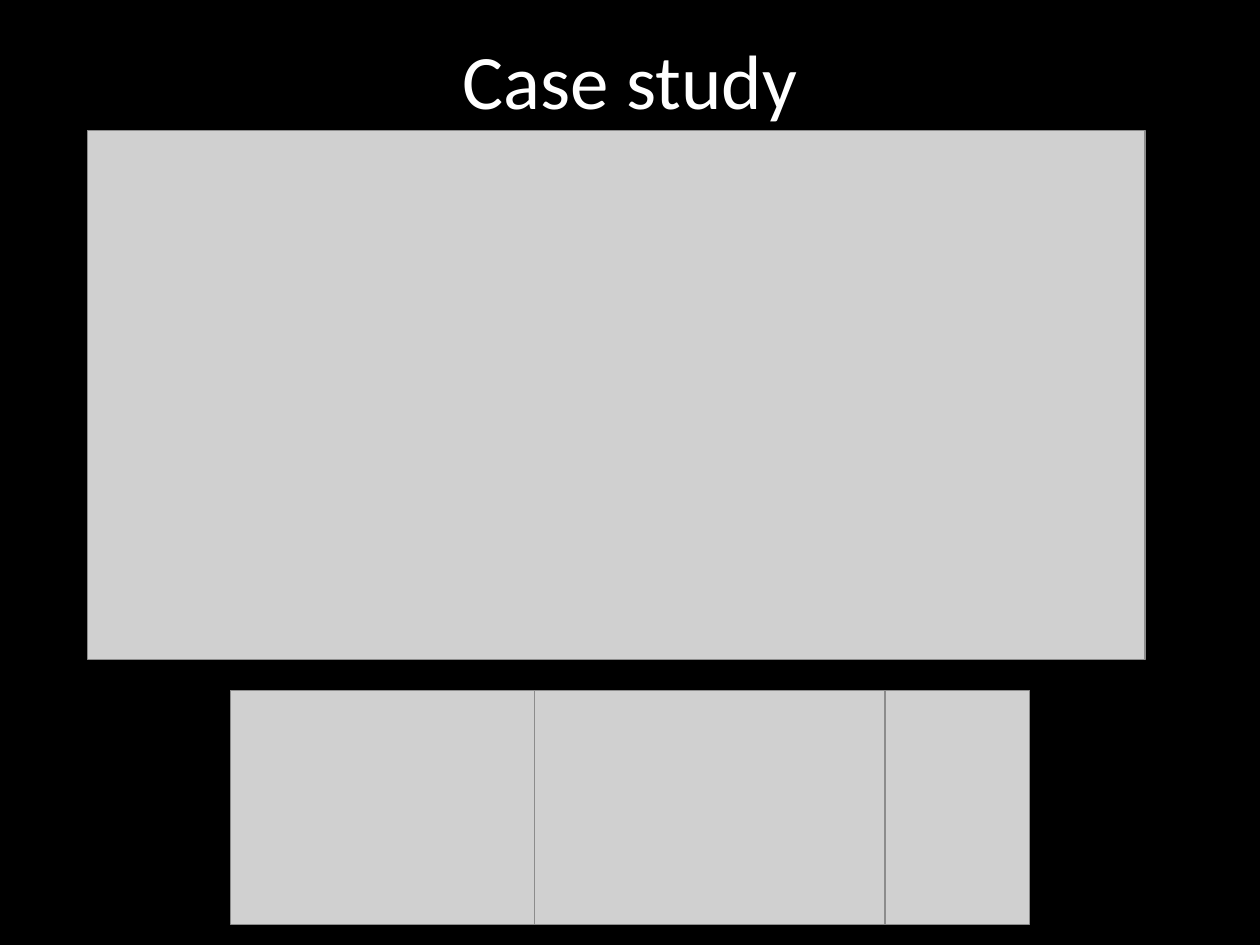
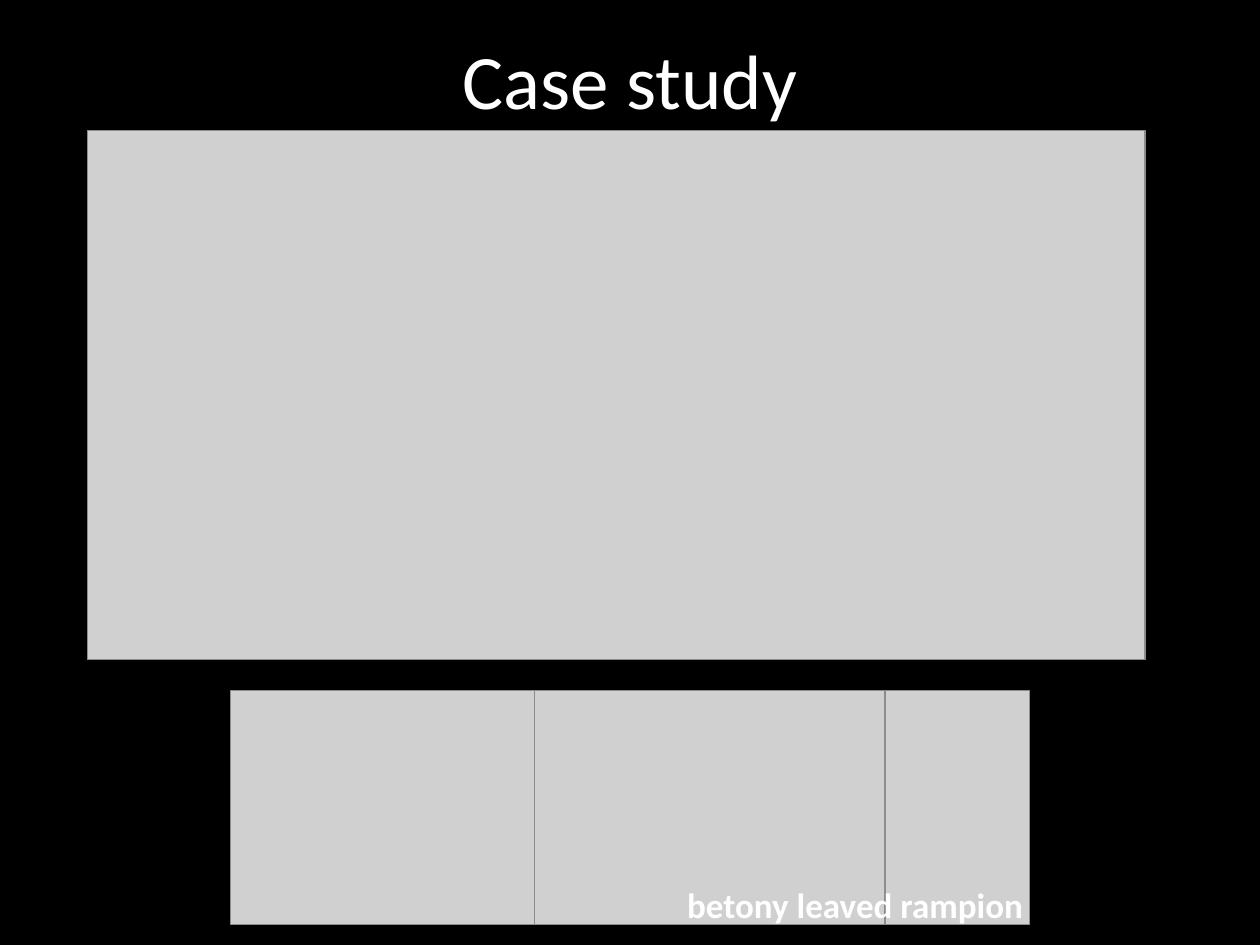
Before and after one commit to jeffreyhanson/abstracts-and-slides, a slide deck: slide 15 of seminars/SCBO-presentation-06-06-2016/jhanson_scbo.pptx. Drawn at 1260x945 pixels with LibreOffice and Linux fonts; fonts in the diff are those of the drawing; grey boxes stand for pictures. Boxes give left, top, right and bottom in pixels: in the first picture for what was removed or moved away, otherwise in the second. Text is boxed around its words. In the diff, an @@ line names an element or a change of style, - is before the commit and + after.

```diff
--- a/seminars/SCBO-presentation-06-06-2016/jhanson_scbo.pptx
+++ b/seminars/SCBO-presentation-06-06-2016/jhanson_scbo.pptx
@@ text added at bbox=[687, 889, 1023, 927], 20 pt, text #FFFFFF, bold @@
+betony leaved rampion
```
Also in this commit, not shown: 10 other slides changed, 3 slides added, 4 slides removed.
